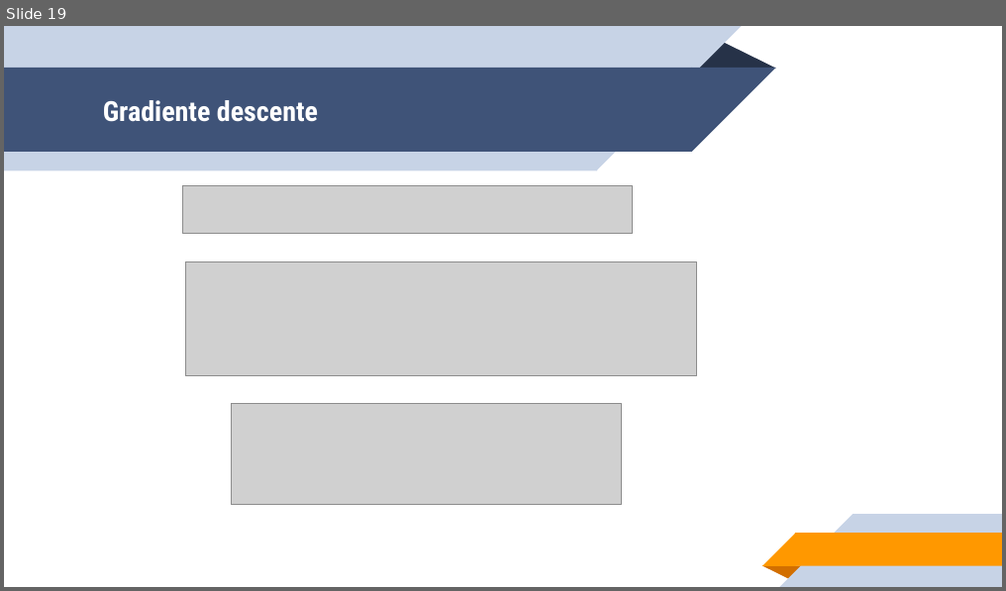
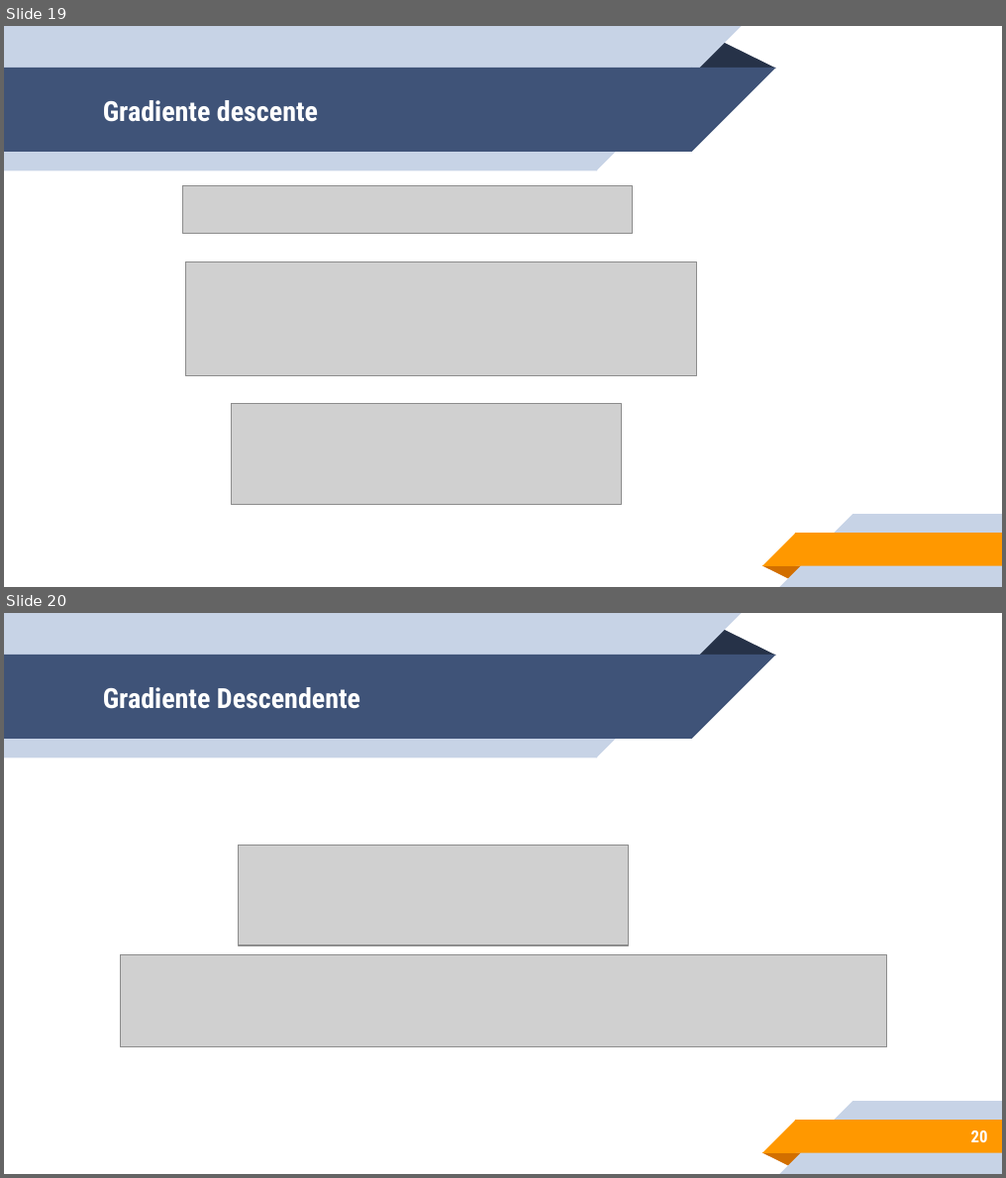
Before and after one commit to leonpalafox/aiclase, a slide deck: Slides/UPAI2019_15.pptx. Shown one above the other, each under a label of ours: slide 19 before the commit, slides 19 and 20 after it. The pictures are 1006x591 and 1006x1178 pixels, drawn with LibreOffice and Linux fonts; fonts in the diff are those of the drawing; grey boxes stand for pictures; background and template pictures are left out. Boxes give left, top, right and bottom in pixels: in the first picture for what was removed or moved away, otherwise in the second. Text is boxed around its words. In the diff, an @@ line names an element or a change of style, - is before the commit and + after.

```diff
--- a/Slides/UPAI2019_15.pptx
+++ b/Slides/UPAI2019_15.pptx
@@ slide 20 added at <box>4,613,1002,1174</box>, background #FFFFFF; not listed: 10 template elements that a slide beside it also shows @@
@@ title added at <box>103,687,360,709</box>, 20 pt, text #FFFFFF, bold @@
+Gradiente Descendente
@@ picture added at <box>238,845,628,946</box> @@
@@ picture added at <box>120,955,886,1047</box> @@
@@ page number added at <box>971,1131,988,1143</box>, 12 pt, text #FFFFFF, bold @@
+20
```
Also in this commit, not shown: 14 other slides added, 1 slide removed.
